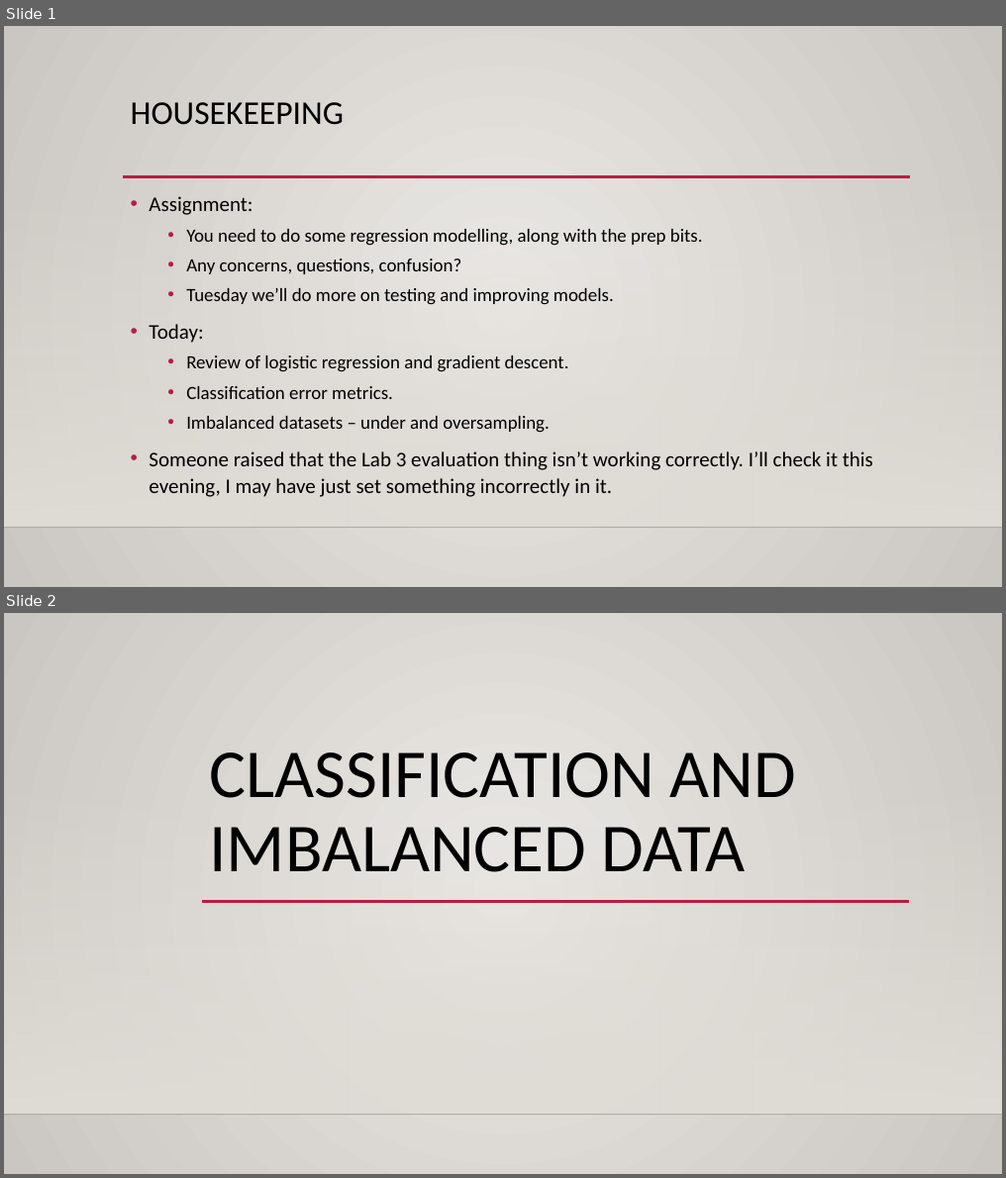
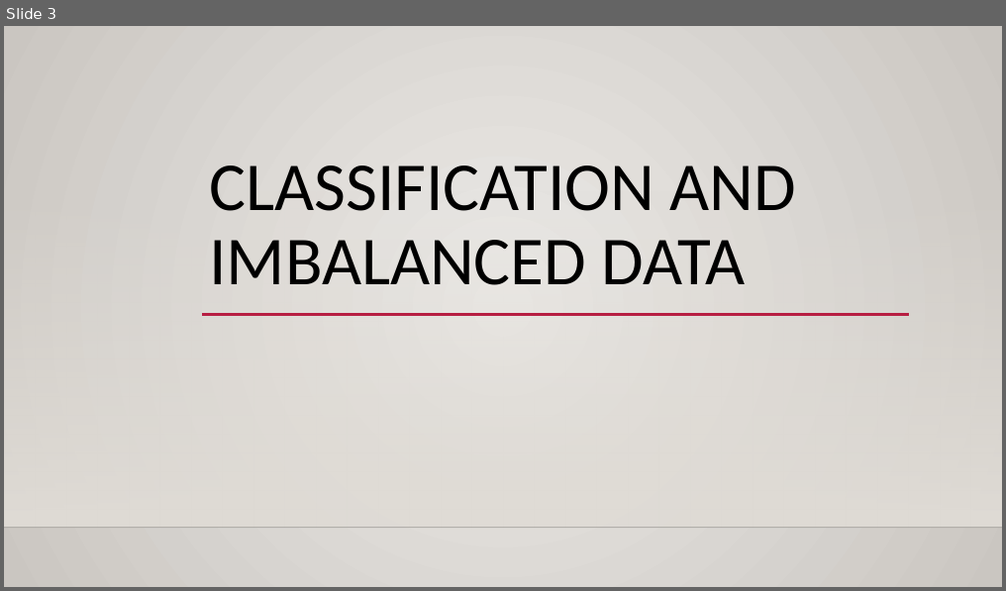
Before and after one commit to AkeemSemperDataScience/Basic_Stats_in_Python_Student_Repository, a slide deck: reference_material/slides/024_log_reg_2.pptx. Shown one above the other, each under a label of ours: slides 1 and 2 before the commit, slide 3 after it. The pictures are 1006x1178 and 1006x591 pixels, drawn with LibreOffice and Linux fonts; fonts in the diff are those of the drawing; background and template pictures are left out. Boxes give left, top, right and bottom in pixels: in the first picture for what was removed or moved away, otherwise in the second. Text is boxed around its words. In the diff, an @@ line names an element or a change of style, - is before the commit and + after.

```diff
--- a/reference_material/slides/024_log_reg_2.pptx
+++ b/reference_material/slides/024_log_reg_2.pptx
@@ slide 1 removed at (4, 26, 1002, 587), background gradient #ECEAE7 to #CAC7C1; not listed: 2 template elements that a slide beside it also shows @@
@@ title removed at (131, 102, 344, 125) @@
-HOUSEKEEPING
@@ line removed from (123, 177) to (910, 177) @@
@@ text removed at (149, 196, 873, 497) @@
-• Assignment:
-  • You need to do some regression modelling, along with the prep bits.
-  • Any concerns, questions, confusion?
-  • Tuesday we’ll do more on testing and improving models.
-• Today:
-  • Review of logistic regression and gradient descent.
-  • Classification error metrics.
-  • Imbalanced datasets – under and oversampling.
-• Someone raised that the Lab 3 evaluation thing isn’t working correctly. I’ll check it this evening, I may have just set something incorrectly in it.
@@ what was slide 2 is now slide 3 @@
```
Also in this commit, not shown: 15 slides changed, 23 slides added, 3 other files.
